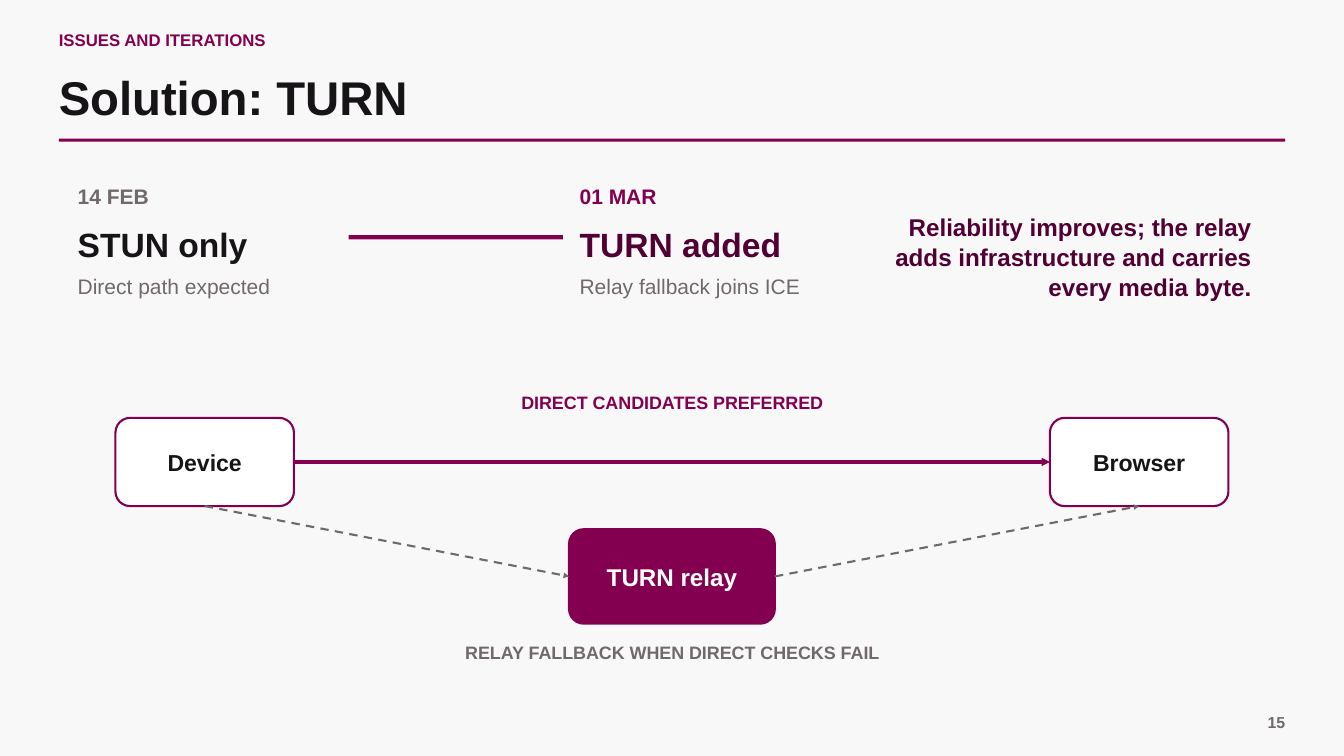
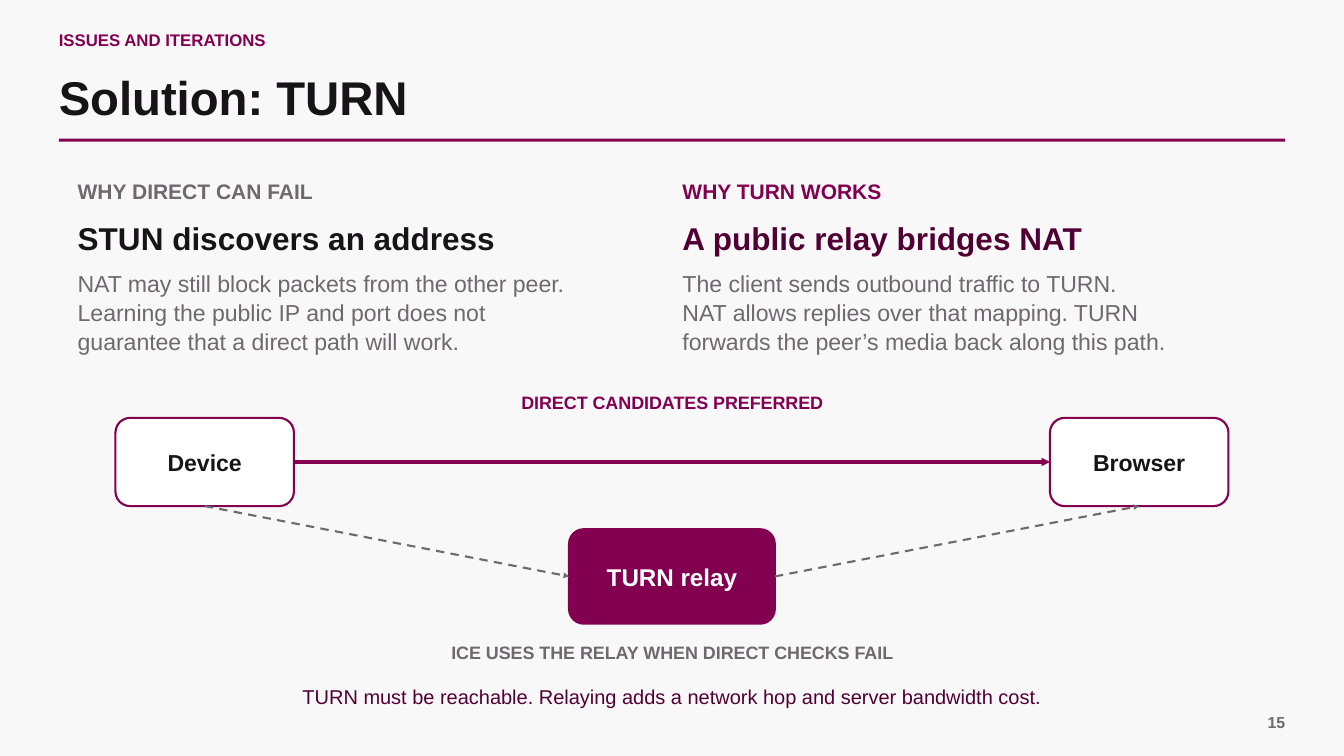
Before and after one commit to scarlet-radio-control/scarlet-radio-control, a slide deck: slide 15 of PRESENTATION.pptx. Drawn at 1344x756 pixels with LibreOffice and Linux fonts; fonts in the diff are those of the drawing. Boxes give left, top, right and bottom in pixels: in the first picture for what was removed or moved away, otherwise in the second. Text is boxed around its words. In the diff, an @@ line names an element or a change of style, - is before the commit and + after.

Commit message:
Update presentation file with recent modifications

```diff
--- a/PRESENTATION.pptx
+++ b/PRESENTATION.pptx
@@ text at (78, 184, 312, 199): text changed @@
-14 FEB
+WHY DIRECT CAN FAIL
@@ text removed at (580, 189, 657, 205) @@
-01 MAR
@@ text added at (682, 184, 881, 200), 15 pt, text #830051, bold @@
+WHY TURN WORKS
@@ text at (78, 227, 495, 251): text changed; size 24 to 22.5 pt @@
-STUN only
+STUN discovers an address
@@ line removed from (349, 237) to (563, 237) @@
@@ text at (682, 227, 1081, 256): text changed; size 24 to 22.5 pt @@
-TURN added
+A public relay bridges NAT
@@ text at (78, 275, 564, 355): text changed; size 15 to 16.5 pt @@
-Direct path expected
+NAT may still block packets from the other peer.
+Learning the public IP and port does not
+guarantee that a direct path will work.
@@ text removed at (580, 279, 800, 299) @@
-Relay fallback joins ICE
@@ text added at (682, 275, 1165, 355), 16.5 pt, text #6F686D @@
+The client sends outbound traffic to TURN.
+NAT allows replies over that mapping. TURN
+forwards the peer’s media back along this path.
@@ text at (451, 646, 894, 659): text changed @@
-RELAY FALLBACK WHEN DIRECT CHECKS FAIL
+ICE USES THE RELAY WHEN DIRECT CHECKS FAIL
@@ text "TURN must be reachable. Relaying ..." at (302, 689, 1040, 708): vertical alignment middle to top @@
@@ text at (302, 689, 1040, 708): text changed; size 17.2 to 14.2 pt; bold off @@
-Reliability improves; the relay adds infrastructure and carries every media byte.
+TURN must be reachable. Relaying adds a network hop and server bandwidth cost.
```
